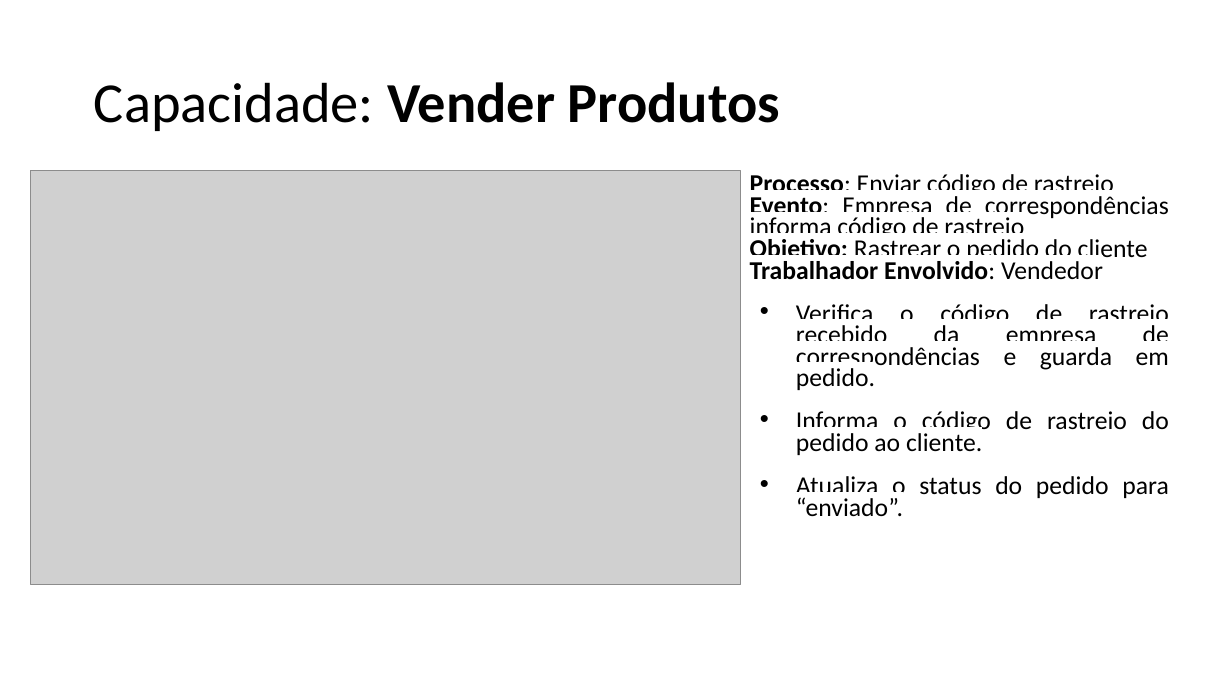
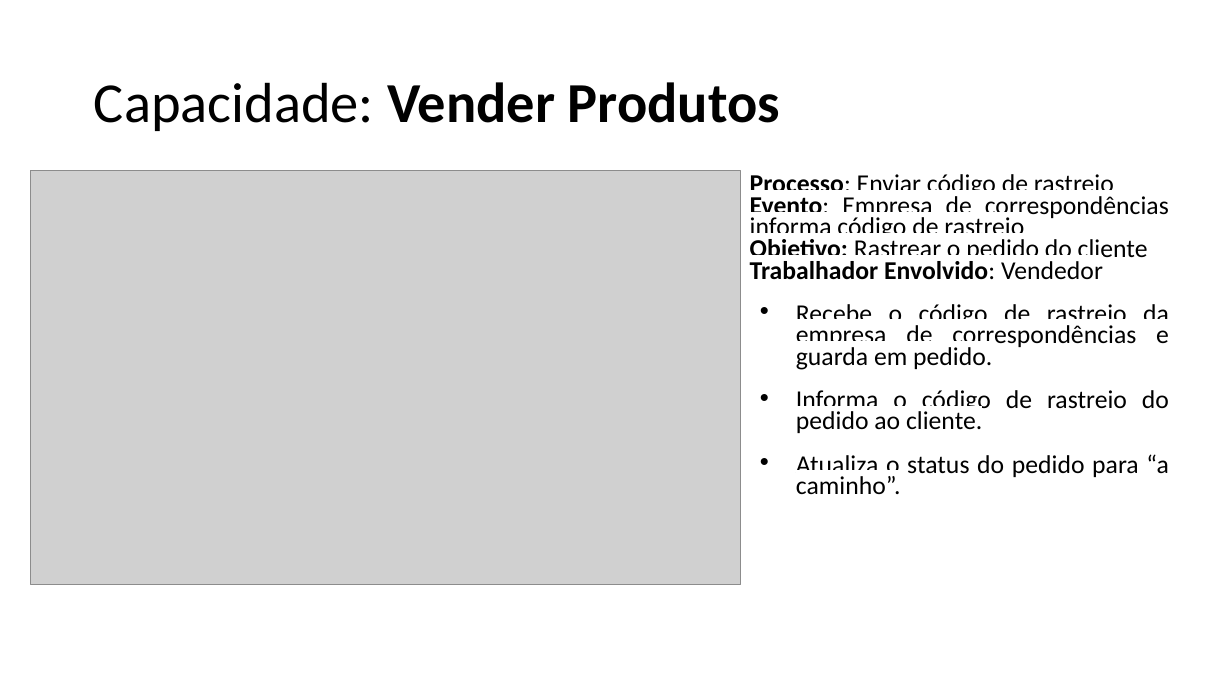
Before and after one commit to emersonsoaresdasilva/projeto-ope, a slide deck: slide 5 of 18-Descrição dos Processos de Negócio.pptx. Drawn at 1232x693 pixels with LibreOffice and Linux fonts; fonts in the diff are those of the drawing; grey boxes stand for pictures. Boxes give left, top, right and bottom in pixels: in the first picture for what was removed or moved away, otherwise in the second. Text is boxed around its words. In the diff, an @@ line names an element or a change of style, - is before the commit and + after.

```diff
--- a/18-Descrição dos Processos de Negócio.pptx
+++ b/18-Descrição dos Processos de Negócio.pptx
@@ text at (796, 304, 1169, 370): text changed @@
-• Verifica o código de rastreio recebido da empresa de correspondências e guarda em pedido.
+• Recebe o código de rastreio da empresa de correspondências e guarda em pedido.
@@ text at (796, 454, 1168, 494): text changed @@
-• Atualiza o status do pedido para “enviado”.
+• Atualiza o status do pedido para “a caminho”.
```
Also in this commit, not shown: 22 other slides changed, 13 other files.
